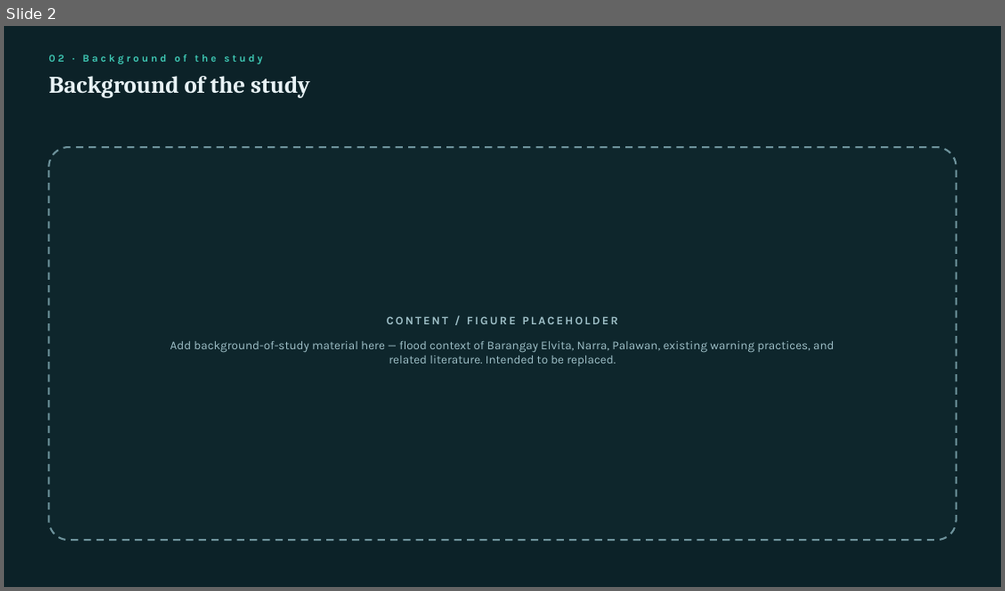
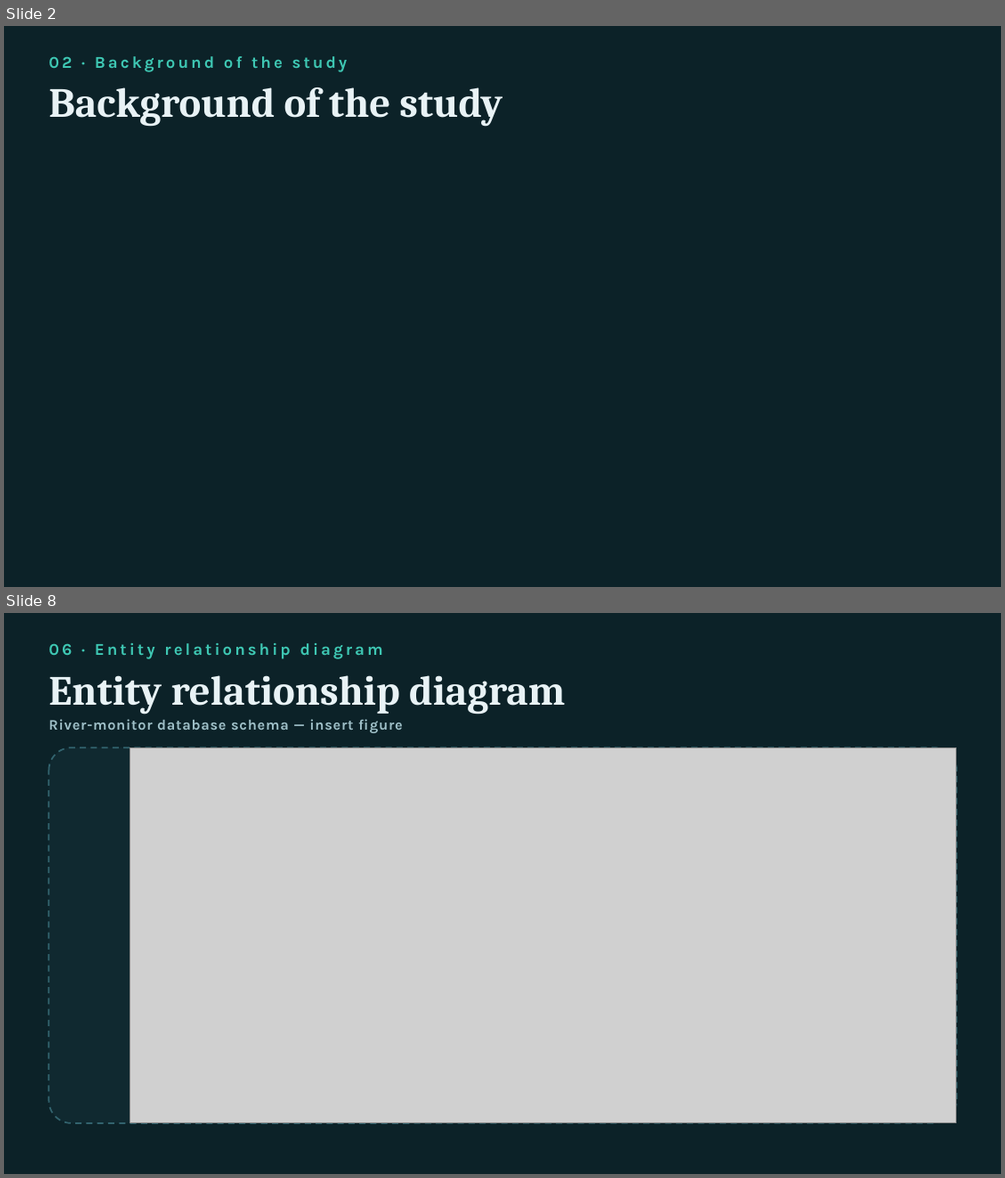
Before and after one commit to fr4pp3r/river-monitor, a slide deck: presentation/FLAIRE Presentation.pptx. Shown one above the other, each under a label of ours: slide 2 before the commit, slides 2 and 8 after it; the slides between them are not shown. The pictures are 1005x591 and 1005x1178 pixels, drawn with LibreOffice and Linux fonts; fonts in the diff are those of the drawing; grey boxes stand for pictures. Boxes give left, top, right and bottom in pixels: in the first picture for what was removed or moved away, otherwise in the second. Text is boxed around its words. In the diff, an @@ line names an element or a change of style, - is before the commit and + after.

Commit message:
Update FLAIRE presentation
Refresh the FLAIRE presentation PowerPoint with the latest content and layout changes.

```diff
--- a/presentation/FLAIRE Presentation.pptx
+++ b/presentation/FLAIRE Presentation.pptx
@@ slide 8 added at [4,613,1001,1174], background #0C2228 @@
@@ text added at [48,643,383,659], 16 pt, text #3EC7B3, bold @@
+06 · Entity relationship diagram
@@ text added at [48,675,565,714], 40 pt, text #E8F2F5, bold @@
+Entity relationship diagram
@@ text added at [48,719,403,733], 14 pt, text #9FC0C8, bold @@
+River-monitor database schema — insert figure
@@ rounded rectangle added at [48,747,956,1123], fill #102930, outline #32636E 1.5 pt dashed @@
@@ picture added at [130,747,956,1123] @@
@@ slide 2 changed as well @@
@@ text "02 · Background of the ..." at [48,56,348,72]: size 10 to 16 pt @@
@@ text "Background of the study": place and size @@
-text "Background of the study" at [48,76,310,98]
+text "Background of the study" at [48,87,502,127]
@@ text "Background of the study" at [48,87,502,127]: size 23 to 40 pt @@
@@ rounded rectangle removed at [48,147,956,540] @@
@@ text removed at [170,316,833,366] @@
-CONTENT / FIGURE PLACEHOLDER
-Add background-of-study material here — flood context of Barangay Elvita, Narra, Palawan, existing warning practices, and related literature. Intended to be replaced.
```
Also in this commit, not shown: 15 other slides changed, 7 other slides added.
